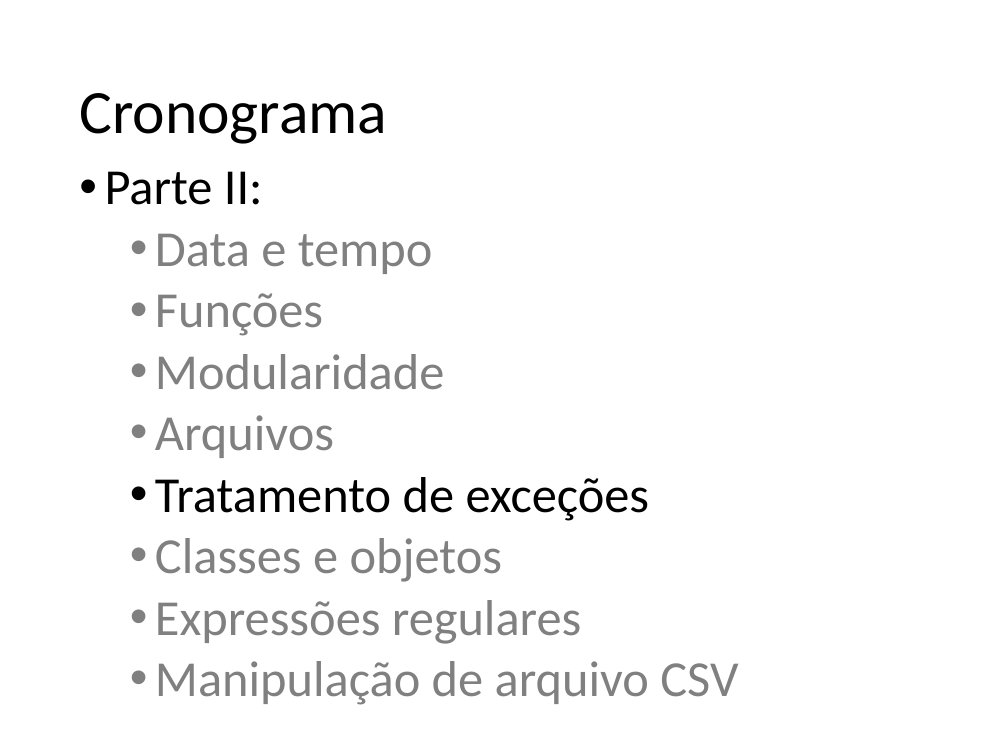
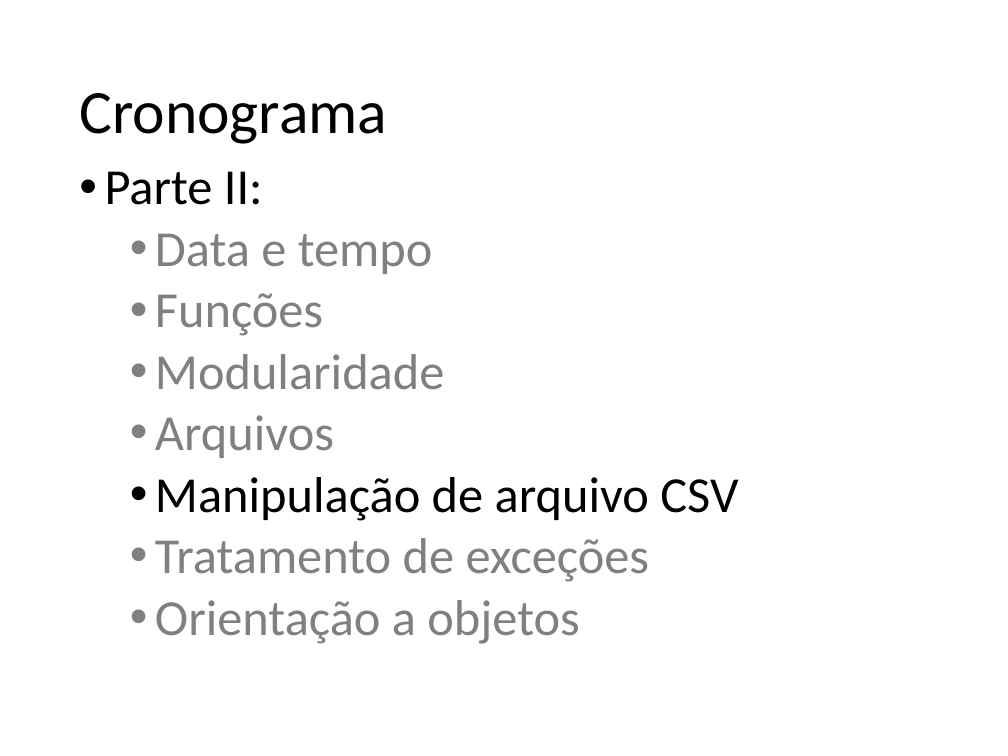
Before and after one commit to fernandoFernandeSantos/minicurso_python_2019, a slide deck: slide 66 of aula.pptx (slide 62 before the commit). Drawn at 1008x756 pixels with LibreOffice and Linux fonts; fonts in the diff are those of the drawing. Boxes give left, top, right and bottom in pixels: in the first picture for what was removed or moved away, otherwise in the second. Text is boxed around its words. In the diff, an @@ line names an element or a change of style, - is before the commit and + after.

Commit message:
dados arquivo csv

```diff
--- a/aula.pptx
+++ b/aula.pptx
@@ text at (x1=155, y1=477, x2=738, y2=521): paragraph added @@
+  • Manipulação de arquivo CSV
@@ text at (x1=155, y1=538, x2=650, y2=582): text colour #000000 to #808080 in "Tratamento de exceções" @@
@@ text at (x1=155, y1=600, x2=580, y2=644): text changed @@
-  • Classes e objetos
-  • Expressões regulares
-  • Manipulação de arquivo CSV
+  • Orientação a objetos
```
Also in this commit, not shown: 5 other slides changed, 4 slides added, 3 slides removed, 2 other files.
